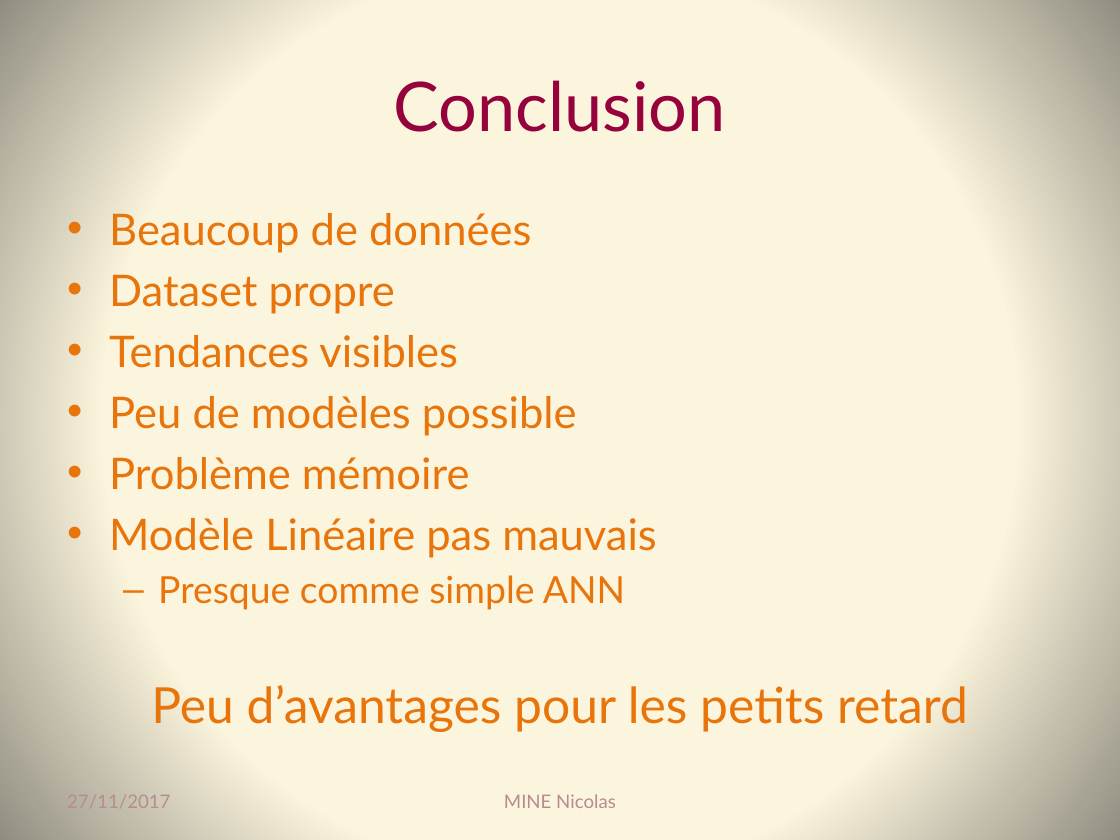
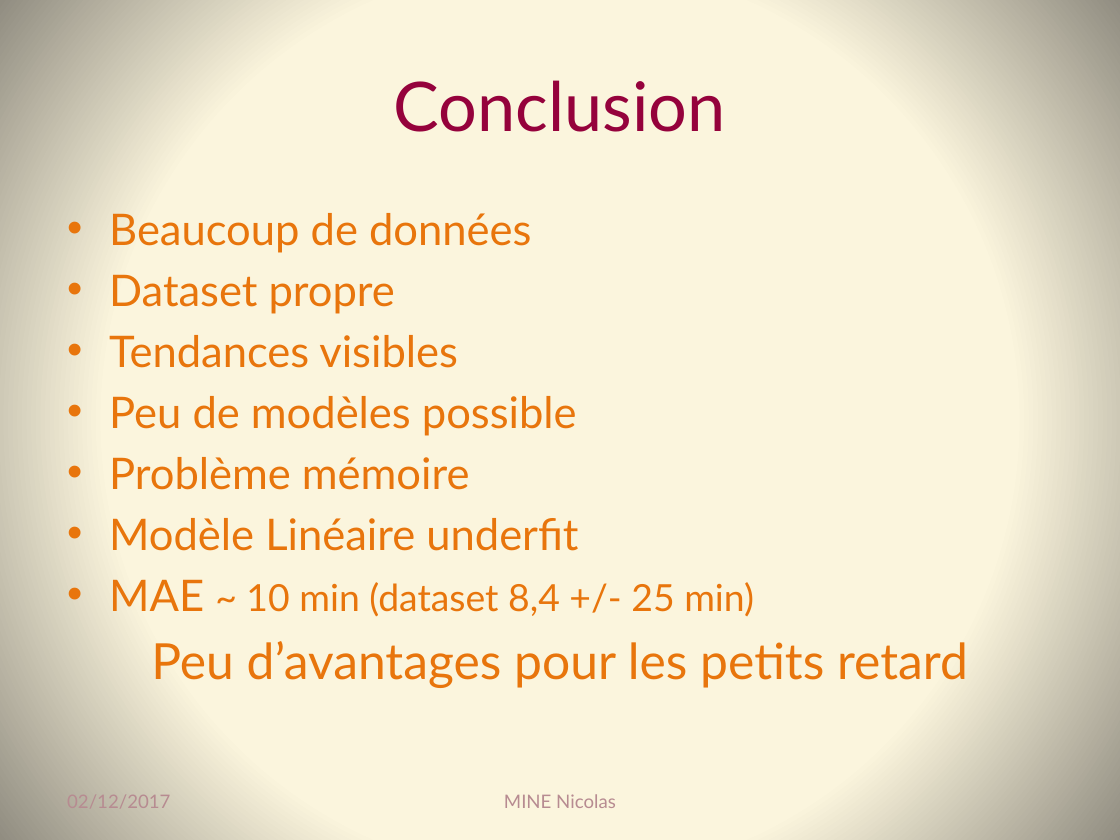
Before and after one commit to Coni63/OC_DS, a slide deck: slide 36 of P4/Presentation-projet_4.pptx (slide 23 before the commit). Drawn at 1120x840 pixels with LibreOffice and Linux fonts; fonts in the diff are those of the drawing. Boxes give left, top, right and bottom in pixels: in the first picture for what was removed or moved away, otherwise in the second. Text is boxed around its words. In the diff, an @@ line names an element or a change of style, - is before the commit and + after.

```diff
--- a/P4/Presentation-projet_4.pptx
+++ b/P4/Presentation-projet_4.pptx
@@ text at (x1=109, y1=518, x2=754, y2=617): text changed; size 28 to 24 pt @@
-• Modèle Linéaire pas mauvais
-  – Presque comme simple ANN
+• Modèle Linéaire underfit
+• MAE ~ 10 min (dataset 8,4 +/- 25 min)
@@ text at (x1=67, y1=795, x2=170, y2=808): text changed @@
-27/11/2017
+02/12/2017
```
Also in this commit, not shown: 21 other slides changed, 15 slides added, 1 slide removed, 25 other files.
